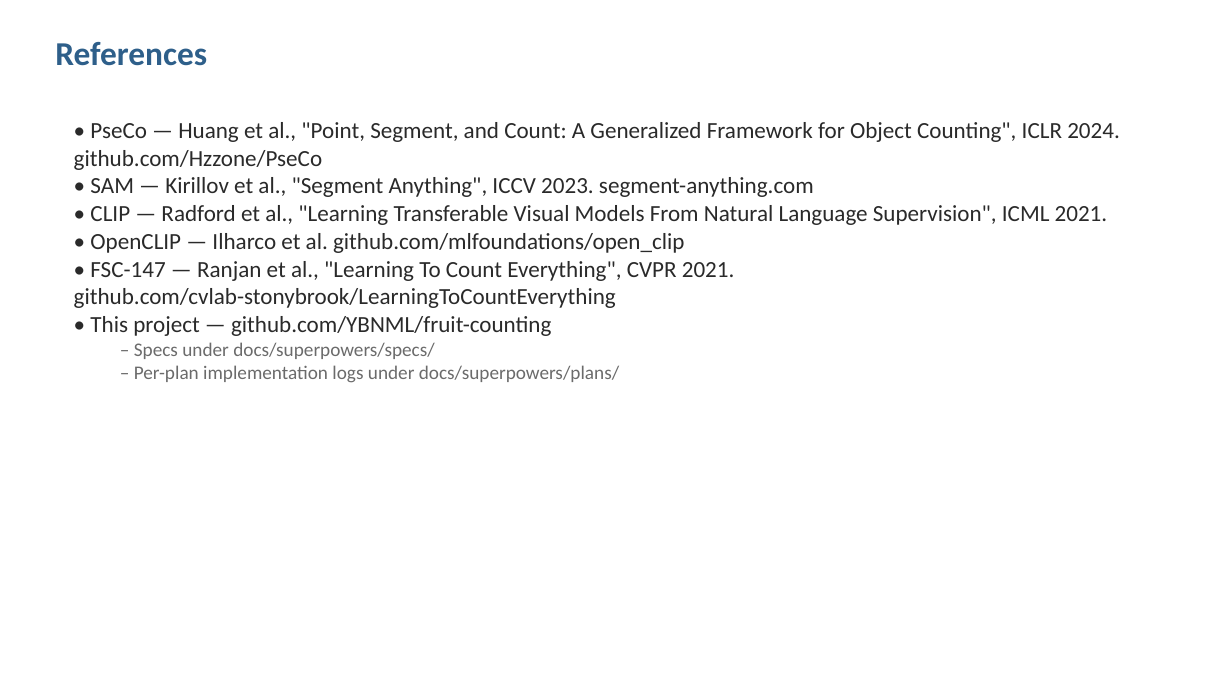
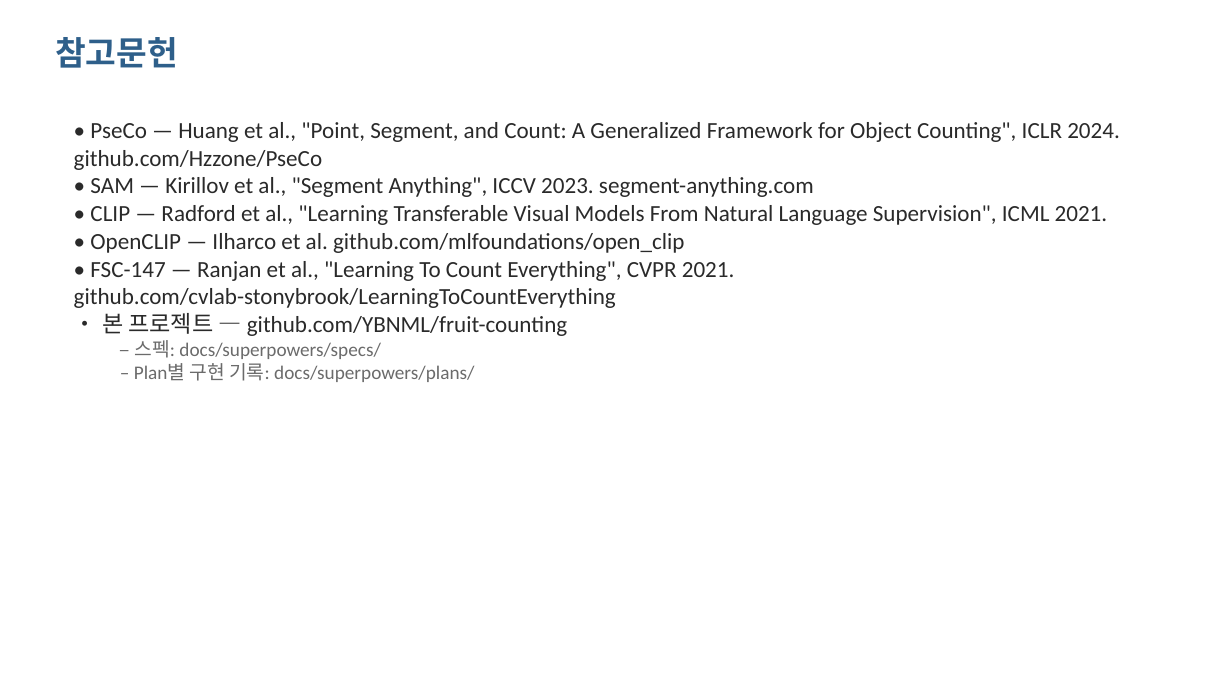
Before and after one commit to YBNML/fruit-counting, a slide deck: slide 25 of docs/presentations/fruit_counting_insights.pptx (slide 21 before the commit). Drawn at 1232x693 pixels with LibreOffice and Linux fonts; fonts in the diff are those of the drawing. Boxes give left, top, right and bottom in pixels: in the first picture for what was removed or moved away, otherwise in the second. Text is boxed around its words. In the diff, an @@ line names an element or a change of style, - is before the commit and + after.

Commit message:
docs(ppt): Korean narrative + future plans / target metrics / risks
Translate the insights deck to Korean (technical terms kept in English where
they are standard). Add four new slides covering next steps:

  - 향후 진행 계획: Plan 5 (data) / Plan 6 (alignment-preserving fine-tune,
    conditional on Plan 5 outcome) / Plan 7 (classifier, SR — optional).
  - 예상 결과: target MAE per stage with explicit current vs target numbers
    for apple / pear / bagged-fruit domains.
  - 진입 조건 및 타임라인: preconditions and rough effort estimates.
  - 리스크 및 감지 지표: R1-R4 with in-flight detection metrics.

Deck is now 26 slides.

```diff
--- a/docs/presentations/fruit_counting_insights.pptx
+++ b/docs/presentations/fruit_counting_insights.pptx
@@ text at [55,37,178,68]: text changed @@
-References
+참고문헌
@@ text at [102,313,567,382]: text changed @@
-• This project — github.com/YBNML/fruit-counting
-  – Specs under docs/superpowers/specs/
-  – Per-plan implementation logs under docs/superpowers/plans/
+• 본 프로젝트 — github.com/YBNML/fruit-counting
+  – 스펙: docs/superpowers/specs/
+  – Plan별 구현 기록: docs/superpowers/plans/
```
Also in this commit, not shown: 4 other slides changed, 20 slides added, 16 slides removed, 1 other file.
